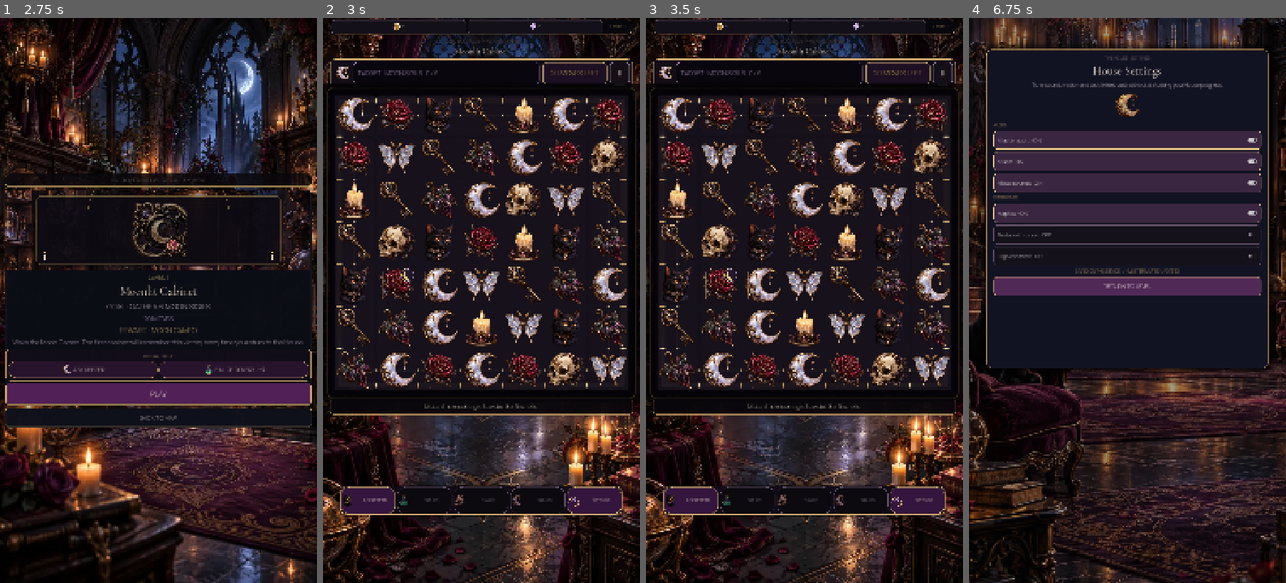
Above: before the commit, frames 1-4 (left to right).
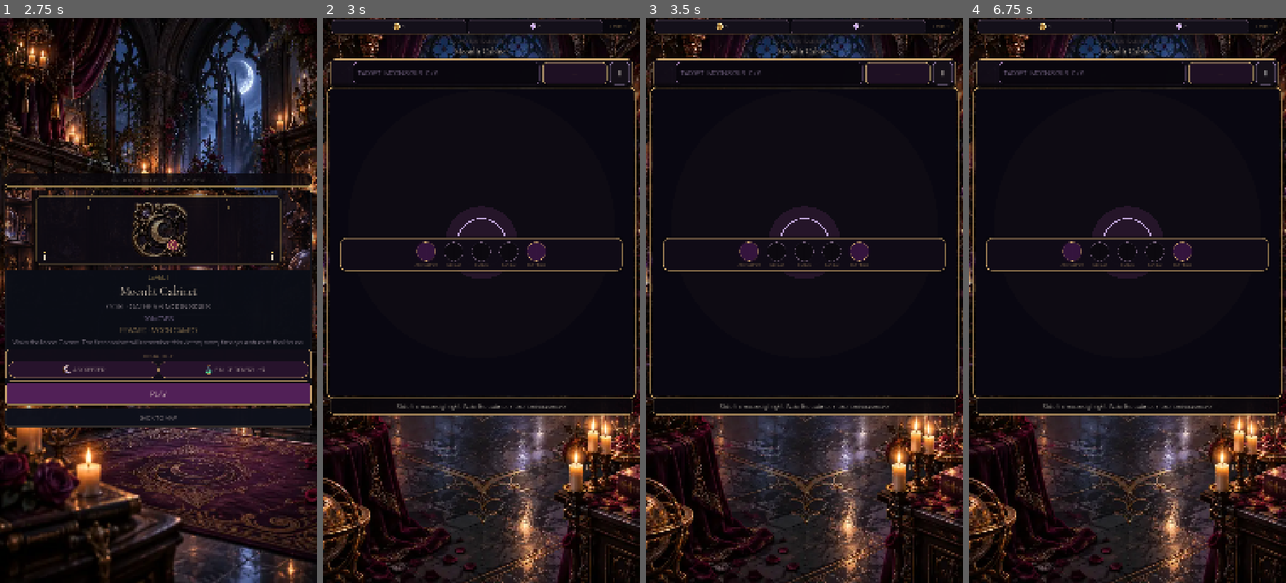
Above: after the commit, the same moments.

Repository: Jay-prodesign/akilta-match3
Game: Godot game, scene res://src/app/app_bootstrap.tscn
Same seed, same stepped clock (60 frames per second), same inputs: the game is played once before the commit and once after it.
Inputs (mouse positions are in pixels of both pictures, inside the frame that each line leads up to):
- Up to frame 1 (2.75 s): click "ENTER THE HOUSE" at 0.5 s; click "PLAY LEVEL 1" at 1.25 s; click "1" at 2 s
- Up to frame 2 (3 s): click "PLAY" at 2.75 s
- Up to frame 3 (3.5 s): no input
- Up to frame 4 (6.75 s): click "ASK KEEPER" at 3.5 s; click "SETTINGS" at 4.25 s; click (1127, 142) at 5 s, where only the run before the commit has a clickable "Master audio · ON"; click (1127, 142) at 5.75 s, where only the run before the commit has a clickable "Master audio · OFF"; click (1266, 74) at 6.5 s, where only the run after the commit has a clickable "Ⅱ"

Frame 1 is identical in both runs. In frame 2, 21% of the frame differs, in the area x 0-100%, y 3-89%; in frame 3, 21%; in frame 4, 46%, in the area x 0-100%, y 0-100%.
Error after the commit: Invalid assignment of property or key 'icon' with value of type 'CompressedTexture2D' on a base object of type 'null instance'. (res://src/ui/gameplay/gameplay…

Commit message:
Shape lower gameplay bar as North Star booster icons

Diff:
--- a/src/ui/gameplay/gameplay_screen.tscn
+++ b/src/ui/gameplay/gameplay_screen.tscn
@@ -140,10 +140,12 @@
 border_width_right = 2
 border_width_bottom = 2
 border_color = Color(0.831, 0.678, 0.439, 0.72)
-corner_radius_top_left = 26
-corner_radius_top_right = 26
-corner_radius_bottom_right = 26
-corner_radius_bottom_left = 26
+corner_radius_top_left = 34
+corner_radius_top_right = 34
+corner_radius_bottom_right = 34
+corner_radius_bottom_left = 34
+shadow_color = Color(0.14, 0.025, 0.18, 0.46)
+shadow_size = 8
 
 
 [sub_resource type="StyleBoxFlat" id="ObjectiveBlockStyle"]
@@ -201,10 +203,10 @@
 border_width_right = 1
 border_width_bottom = 1
 border_color = Color(0.53, 0.44, 0.55, 0.34)
-corner_radius_top_left = 28
-corner_radius_top_right = 28
-corner_radius_bottom_right = 28
-corner_radius_bottom_left = 28
+corner_radius_top_left = 34
+corner_radius_top_right = 34
+corner_radius_bottom_right = 34
+corner_radius_bottom_left = 34
 
 [sub_resource type="StyleBoxFlat" id="RewardChipStyle"]
 bg_color = Color(0.09, 0.063, 0.114, 0.94)
@@ -478,89 +480,154 @@
 anchor_top = 0.0
 anchor_right = 0.945
 anchor_bottom = 0.0
-offset_top = 760.0
-offset_bottom = 856.0
+offset_top = 748.0
+offset_bottom = 860.0
 grow_horizontal = 2
 z_index = 18
 theme_override_styles/panel = SubResource("BoosterTrayStyle")
 
 [node name="BoosterActions" type="HBoxContainer" parent="BoosterTray"]
 layout_mode = 2
-theme_override_constants/separation = 7
-
-[node name="HintBoost" type="Button" parent="BoosterTray/BoosterActions"]
-custom_minimum_size = Vector2(0, 82)
-layout_mode = 2
-size_flags_horizontal = 3
-theme_override_colors/font_color = Color(0.96, 0.9, 0.83, 1)
-theme_override_colors/font_disabled_color = Color(0.61, 0.53, 0.6, 1)
-theme_override_font_sizes/font_size = 15
+theme_override_constants/separation = 12
+alignment = 1
+
+[node name="HintSlot" type="VBoxContainer" parent="BoosterTray/BoosterActions"]
+custom_minimum_size = Vector2(82, 96)
+layout_mode = 2
+theme_override_constants/separation = 2
+alignment = 1
+
+[node name="HintBoost" type="Button" parent="BoosterTray/BoosterActions/HintSlot"]
+custom_minimum_size = Vector2(66, 66)
+layout_mode = 2
+size_flags_horizontal = 4
+theme_override_colors/font_color = Color(1, 1, 1, 0)
+theme_override_font_sizes/font_size = 1
 theme_override_styles/normal = SubResource("BoosterButtonStyle")
 theme_override_styles/hover = SubResource("BoosterButtonStyle")
 theme_override_styles/pressed = SubResource("BoosterButtonStyle")
 text = "ASK KEEPER"
 expand_icon = true
-theme_override_constants/icon_max_width = 44
+theme_override_constants/icon_max_width = 52
 tooltip_text = "Ask the Keeper for a legal move"
 
-[node name="SealedBoostA" type="Button" parent="BoosterTray/BoosterActions"]
-custom_minimum_size = Vector2(0, 82)
-layout_mode = 2
-size_flags_horizontal = 3
+[node name="Label" type="Label" parent="BoosterTray/BoosterActions/HintSlot"]
+layout_mode = 2
+theme_override_colors/font_color = Color(0.945, 0.91, 0.866, 1)
+theme_override_font_sizes/font_size = 14
+text = "ASK KEEPER"
+horizontal_alignment = 1
+
+[node name="SealedSlotA" type="VBoxContainer" parent="BoosterTray/BoosterActions"]
+custom_minimum_size = Vector2(82, 96)
+layout_mode = 2
+theme_override_constants/separation = 2
+alignment = 1
+
+[node name="SealedBoostA" type="Button" parent="BoosterTray/BoosterActions/SealedSlotA"]
+custom_minimum_size = Vector2(66, 66)
+layout_mode = 2
+size_flags_horizontal = 4
 disabled = true
 focus_mode = 0
-theme_override_colors/font_disabled_color = Color(0.64, 0.57, 0.65, 1)
-theme_override_colors/icon_disabled_color = Color(0.72, 0.64, 0.74, 0.78)
-theme_override_font_sizes/font_size = 13
+theme_override_colors/font_disabled_color = Color(1, 1, 1, 0)
+theme_override_colors/icon_disabled_color = Color(0.78, 0.68, 0.8, 0.72)
+theme_override_font_sizes/font_size = 1
 theme_override_styles/disabled = SubResource("BoosterSealedStyle")
 text = "SEALED"
 expand_icon = true
-theme_override_constants/icon_max_width = 42
+theme_override_constants/icon_max_width = 50
 tooltip_text = "Booster slot sealed until its entitlement is implemented"
 
-[node name="SealedBoostB" type="Button" parent="BoosterTray/BoosterActions"]
-custom_minimum_size = Vector2(0, 82)
-layout_mode = 2
-size_flags_horizontal = 3
+[node name="Label" type="Label" parent="BoosterTray/BoosterActions/SealedSlotA"]
+layout_mode = 2
+theme_override_colors/font_color = Color(0.58, 0.52, 0.61, 1)
+theme_override_font_sizes/font_size = 13
+text = "SEALED"
+horizontal_alignment = 1
+
+[node name="SealedSlotB" type="VBoxContainer" parent="BoosterTray/BoosterActions"]
+custom_minimum_size = Vector2(82, 96)
+layout_mode = 2
+theme_override_constants/separation = 2
+alignment = 1
+
+[node name="SealedBoostB" type="Button" parent="BoosterTray/BoosterActions/SealedSlotB"]
+custom_minimum_size = Vector2(66, 66)
+layout_mode = 2
+size_flags_horizontal = 4
 disabled = true
 focus_mode = 0
-theme_override_colors/font_disabled_color = Color(0.64, 0.57, 0.65, 1)
-theme_override_colors/icon_disabled_color = Color(0.72, 0.64, 0.74, 0.78)
-theme_override_font_sizes/font_size = 13
+theme_override_colors/font_disabled_color = Color(1, 1, 1, 0)
+theme_override_colors/icon_disabled_color = Color(0.78, 0.68, 0.8, 0.72)
+theme_override_font_sizes/font_size = 1
 theme_override_styles/disabled = SubResource("BoosterSealedStyle")
 text = "SEALED"
 expand_icon = true
-theme_override_constants/icon_max_width = 42
+theme_override_constants/icon_max_width = 50
 tooltip_text = "Booster slot sealed until its entitlement is implemented"
 
-[node name="SealedBoostC" type="Button" parent="BoosterTray/BoosterActions"]
-custom_minimum_size = Vector2(0, 82)
-layout_mode = 2
-size_flags_horizontal = 3
+[node name="Label" type="Label" parent="BoosterTray/BoosterActions/SealedSlotB"]
+layout_mode = 2
+theme_override_colors/font_color = Color(0.58, 0.52, 0.61, 1)
+theme_override_font_sizes/font_size = 13
+text = "SEALED"
+horizontal_alignment = 1
+
+[node name="SealedSlotC" type="VBoxContainer" parent="BoosterTray/BoosterActions"]
+custom_minimum_size = Vector2(82, 96)
+layout_mode = 2
+theme_override_constants/separation = 2
+alignment = 1
+
+[node name="SealedBoostC" type="Button" parent="BoosterTray/BoosterActions/SealedSlotC"]
+custom_minimum_size = Vector2(66, 66)
+layout_mode = 2
+size_flags_horizontal = 4
 disabled = true
 focus_mode = 0
-theme_override_colors/font_disabled_color = Color(0.64, 0.57, 0.65, 1)
-theme_override_colors/icon_disabled_color = Color(0.72, 0.64, 0.74, 0.78)
-theme_override_font_sizes/font_size = 13
+theme_override_colors/font_disabled_color = Color(1, 1, 1, 0)
+theme_override_colors/icon_disabled_color = Color(0.78, 0.68, 0.8, 0.72)
+theme_override_font_sizes/font_size = 1
 theme_override_styles/disabled = SubResource("BoosterSealedStyle")
 text = "SEALED"
 expand_icon = true
-theme_override_constants/icon_max_width = 42
+theme_override_constants/icon_max_width = 50
 tooltip_text = "Booster slot sealed until its entitlement is implemented"
 
-[node name="SettingsShortcut" type="Button" parent="BoosterTray/BoosterActions"]
-custom_minimum_size = Vector2(0, 82)
-layout_mode = 2
-size_flags_horizontal = 3
-theme_override_colors/font_color = Color(0.96, 0.9, 0.83, 1)
+[node name="Label" type="Label" parent="BoosterTray/BoosterActions/SealedSlotC"]
+layout_mode = 2
+theme_override_colors/font_color = Color(0.58, 0.52, 0.61, 1)
 theme_override_font_sizes/font_size = 13
+text = "SEALED"
+horizontal_alignment = 1
+
+[node name="SettingsSlot" type="VBoxContainer" parent="BoosterTray/BoosterActions"]
+custom_minimum_size = Vector2(82, 96)
+layout_mode = 2
+theme_override_constants/separation = 2
+alignment = 1
+
+[node name="SettingsShortcut" type="Button" parent="BoosterTray/BoosterActions/SettingsSlot"]
+custom_minimum_size = Vector2(66, 66)
+layout_mode = 2
+size_flags_horizontal = 4
+theme_override_colors/font_color = Color(1, 1, 1, 0)
+theme_override_font_sizes/font_size = 1
 theme_override_styles/normal = SubResource("BoosterButtonStyle")
 theme_override_styles/hover = SubResource("BoosterButtonStyle")
 theme_override_styles/pressed = SubResource("BoosterButtonStyle")
 text = "SETTINGS"
 expand_icon = true
-theme_override_constants/icon_max_width = 40
+theme_override_constants/icon_max_width = 48
 tooltip_text = "Audio and accessibility settings"
+
+[node name="Label" type="Label" parent="BoosterTray/BoosterActions/SettingsSlot"]
+layout_mode = 2
+theme_override_colors/font_color = Color(0.945, 0.91, 0.866, 1)
+theme_override_font_sizes/font_size = 14
+text = "SETTINGS"
+horizontal_alignment = 1
 
 [node name="PauseOverlay" type="Control" parent="."]
 visible = false
